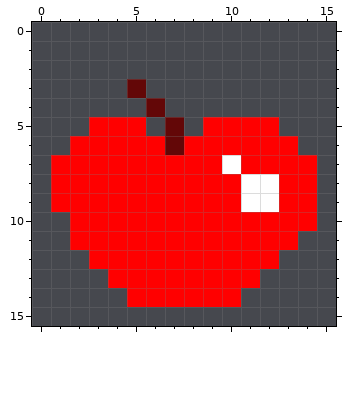
Two versions of one pixel-art sprite, prac/snek/apple.png. Above: the version before the commit.
The file is 16x16 pixels.
The result:
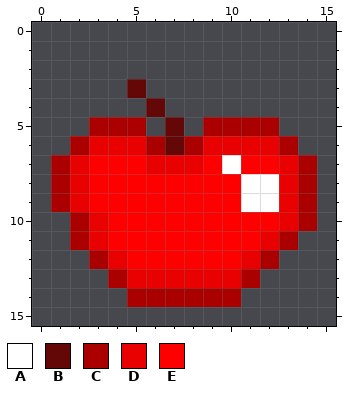
Palette (. is transparent): A #ffffff  B #630707  C #aa0000  D #e90000  E #ff0000
Difference:
@@ x 0..15 @@
  4 ......B.........
- 5 ...EEE.B.EEEE...
- 6 ..EEEEEBEEEEEE..
- 7 .EEEEEEEEEAEEEE.
- 8 .EEEEEEEEEEAAEE.
- 9 .EEEEEEEEEEAAEE.
-10 ..EEEEEEEEEEEEE.
-11 ..EEEEEEEEEEEE..
-12 ...EEEEEEEEEE...
-13 ....EEEEEEEE....
-14 .....EEEEEE.....
+ 5 ...CCC.B.CCCC...
+ 6 ..CDDDCBCDDDDC..
+ 7 .CDEEEDDDEAEEDC.
+ 8 .CDEEEEEEEEAADC.
+ 9 .CDEEEEEEEEAADC.
+10 ..CDEEEEEEEEEDC.
+11 ..CDEEEEEEEEDC..
+12 ...CDEEEEEEDC...
+13 ....CDDDDDDC....
+14 .....CCCCCC.....
 15 ................
Boxes around the changes in both pictures, in picture pixels (x1, y1, x2, y2):
changed: (51, 117, 317, 307)
